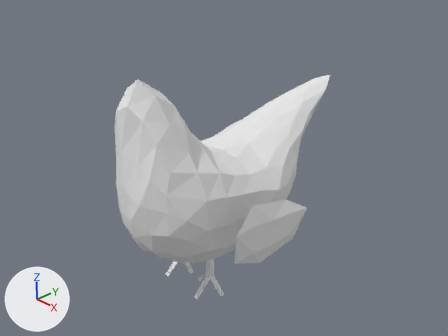
The Blender file blend/galo.blend: old version first, new version second.
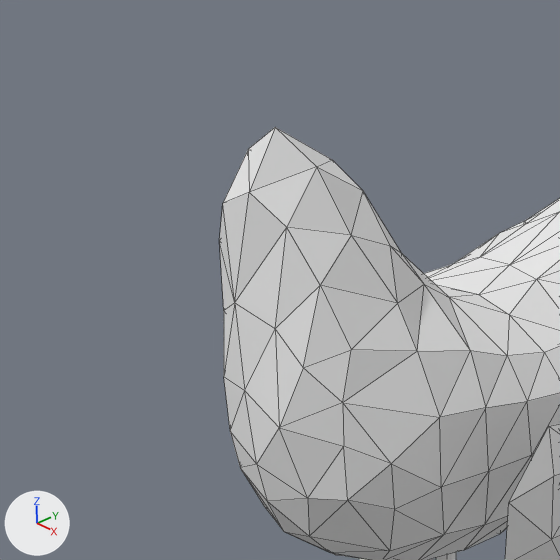
Each version appears first from the file's camera 'Camera', and next in a close-up on the part from 5% to 58% of the width and 8% to 78% of the height. The axes (+X, +Y, +Z) are drawn at lower left. The lights are the same throughout. The close-ups show mesh edges as thin lines.
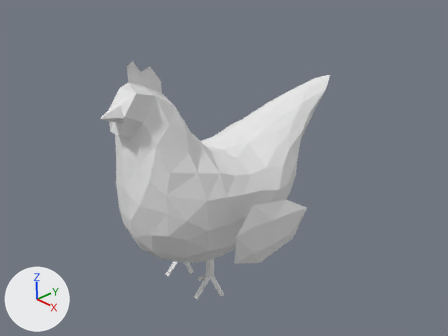
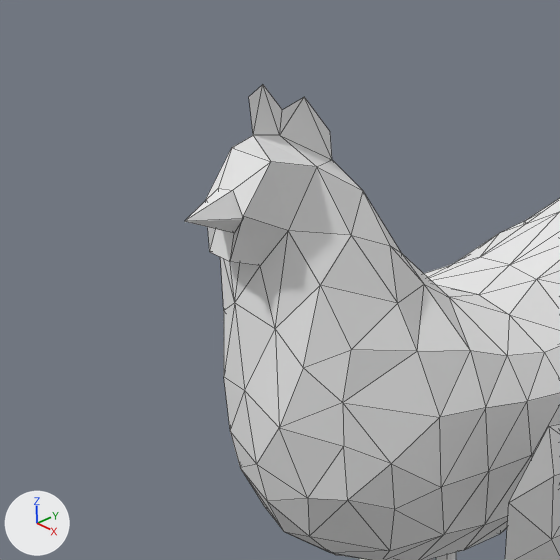
Commit message: more to the poule

Where the change shows, as pixel boxes [x1, y1, x2, y2] in the close-ups (560 x 560 px):
'Cube', reshaped: before [219, 127, 560, 560]; after [185, 85, 560, 560]
part 1 of me_cube, built on: before [219, 127, 351, 328]; after [185, 85, 351, 328]

Diff of the bpy script that builds the scene:
```diff
--- a/blend/galo.blend.py
+++ b/blend/galo.blend.py
@@ me_cube @@
 # used by ob_cube; location = (0.0, -1.46, 4.96); scale = (3.78, 3.78, 3.78)
-me_cube.from_pydata(...)  # 222 vertices, 423 faces; spans x -1.52..1.51, y -0.71..3.85, z -0.68..2.31
+me_cube.from_pydata(...)  # 242 vertices, 447 faces; spans x -1.52..1.51, y -0.88..3.85, z -0.68..2.54
+# me_cube part 1
+# 3 vertices are removed from x -0.03..0.17, y -0.48..-0.28, z 1.83..2.31
+# 13 faces are deleted
+# 1 vertex moves from x -0.23, y -0.34, z 2.16 to x -0.22, y -0.34, z 2.15
+# 23 vertices are added at x -0.18..0.21, y -0.88..0.05, z 1.6..2.54
+# 37 new faces join them
 me_cube.materials.append(mat_material)
```
